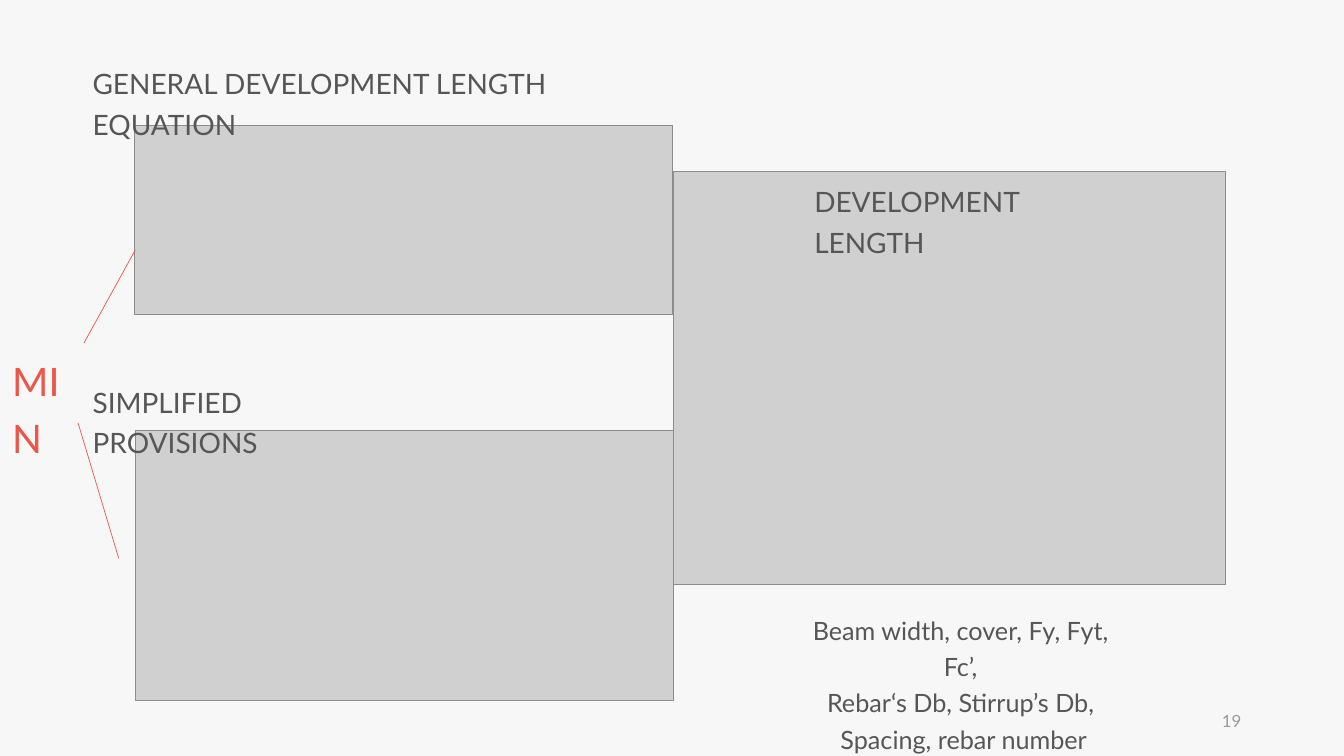
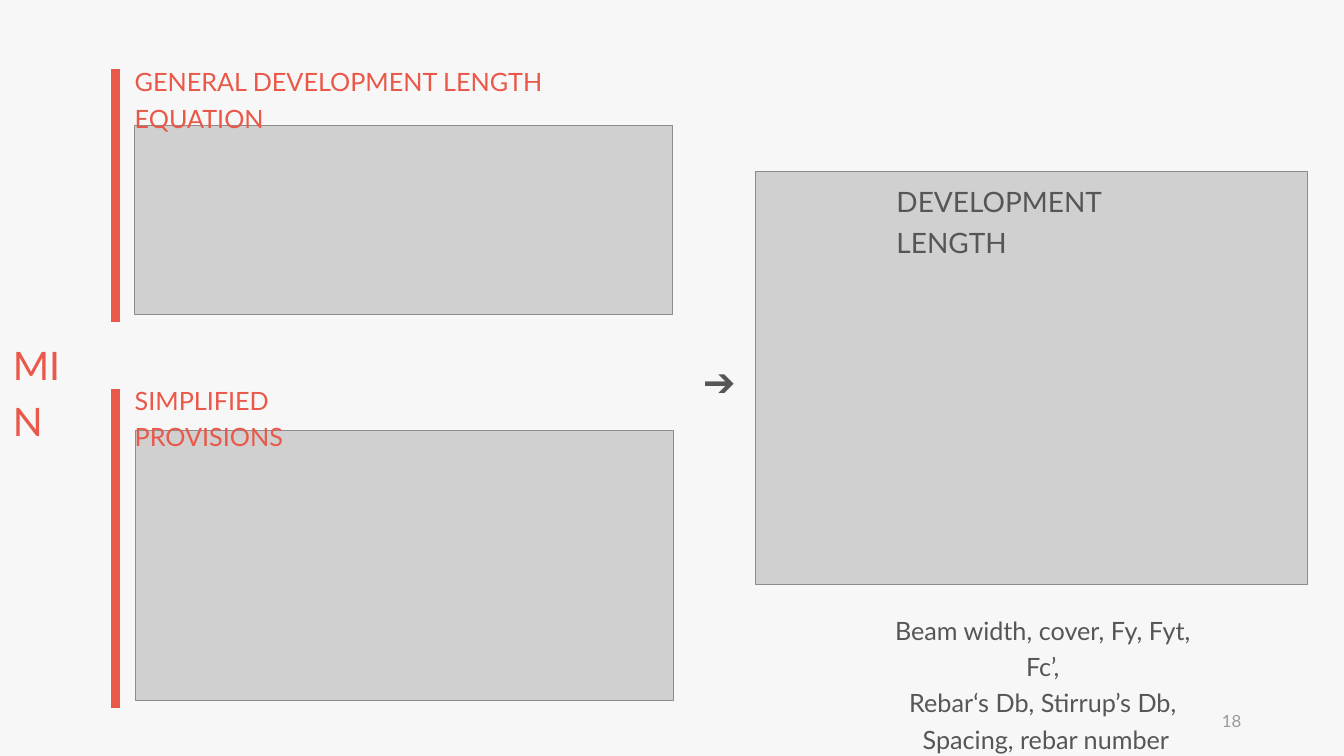
Before and after one commit to skyran1278/VbaProject, a slide deck: slide 18 of 20180126_SmartSplice/20180920_Meeting/20180920 Meeting.pptx (slide 19 before the commit). Drawn at 1344x756 pixels with LibreOffice and Linux fonts; fonts in the diff are those of the drawing; grey boxes stand for pictures. Boxes give left, top, right and bottom in pixels: in the first picture for what was removed or moved away, otherwise in the second. Text is boxed around its words. In the diff, an @@ line names an element or a change of style, - is before the commit and + after.

```diff
--- a/20180126_SmartSplice/20180920_Meeting/20180920 Meeting.pptx
+++ b/20180126_SmartSplice/20180920_Meeting/20180920 Meeting.pptx
@@ text "GENERAL DEVELOPMENT LENGTH EQUATION": place and size @@
-text "GENERAL DEVELOPMENT LENGTH EQUATION" at <box>93,73,546,141</box>
+text "GENERAL DEVELOPMENT LENGTH EQUATION" at <box>135,73,542,132</box>
@@ text "GENERAL DEVELOPMENT LENGTH EQUATION" at <box>135,73,542,132</box>: size 20 to 18 pt, text colour #565656 to #E95849 @@
@@ line added from (116, 70) to (116, 322), #E95849 6 pt @@
@@ line removed from (84, 343) to (135, 250) @@
@@ text "MIN": place and size @@
-text "MIN" at <box>12,343,93,404</box>
+text "MIN" at <box>13,327,94,388</box>
@@ text added at <box>703,343,755,404</box>, 28 pt, text #565656 @@
+➔
@@ line added from (116, 389) to (116, 708), #E95849 6 pt @@
@@ text "SIMPLIFIED PROVISIONS" at <box>135,392,283,451</box>: size 20 to 18 pt, text colour #565656 to #E95849 @@
@@ text "SIMPLIFIED PROVISIONS": place and size @@
-text "SIMPLIFIED PROVISIONS" at <box>93,392,258,459</box>
+text "SIMPLIFIED PROVISIONS" at <box>135,392,283,451</box>
@@ line removed from (78, 423) to (119, 559) @@
@@ 2 texts, 1 picture: place and size @@
-2 texts, 1 picture at <box>674,171,1226,753</box>
+2 texts, 1 picture at <box>755,171,1308,753</box>
@@ page number at <box>1222,715,1241,727</box>: text changed @@
-19
+18
```
Also in this commit, not shown: 10 other slides changed, 12 slides added, 2 slides removed, 6 other files.
